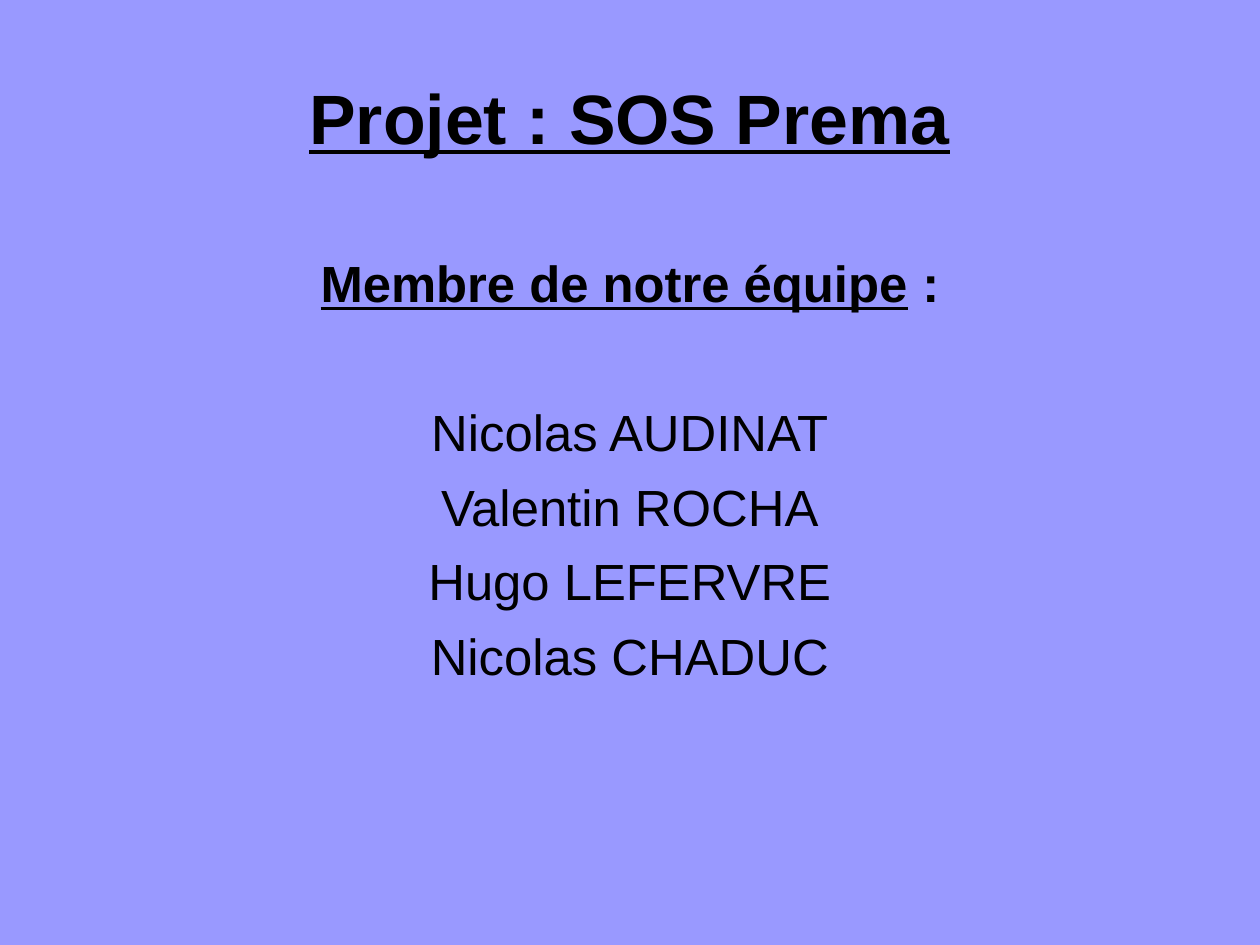
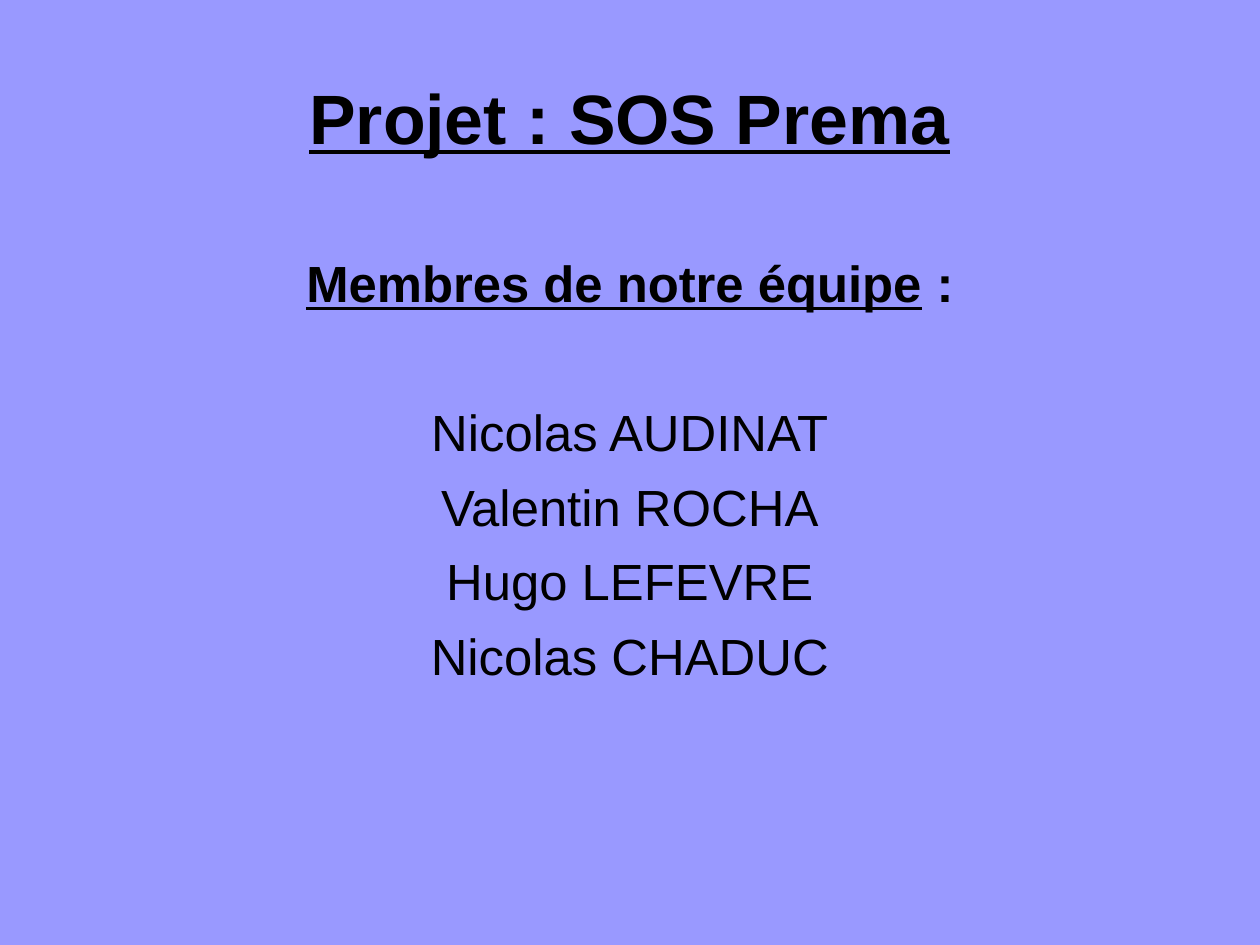
Before and after one commit to hlefe/sosprema, a slide deck: slide 1 of docs/présentation1.odp. Drawn at 1260x945 pixels with LibreOffice and Linux fonts; fonts in the diff are those of the drawing. Boxes give left, top, right and bottom in pixels: in the first picture for what was removed or moved away, otherwise in the second. Text is boxed around its words. In the diff, an @@ line names an element or a change of style, - is before the commit and + after.

Commit message:
Correction des fautes à Chaduc

```diff
--- a/docs/présentation1.odp
+++ b/docs/présentation1.odp
@@ subtitle "Membres de notre équipe :": place and size @@
-subtitle "Membres de notre équipe :" at box(321, 264, 908, 676)
+subtitle "Membres de notre équipe :" at box(306, 264, 922, 676)
@@ subtitle at box(306, 264, 922, 313): text changed @@
-Membre de notre équipe :
+Membres de notre équipe :
@@ subtitle at box(446, 565, 813, 611): text changed @@
-Hugo LEFERVRE
+Hugo LEFEVRE
```
Also in this commit, not shown: 5 other slides changed.
